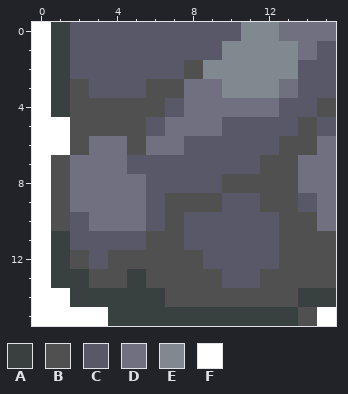
One commit to this pixel-art sprite: src/main/resources/img/cell_WL_SW.png. The first picture shows the starting point.
The file is 32x32 pixels, drawn in blocks of 2x2; one block is one cell here.
Palette (. is transparent): A #384040  B #505050  C #585868  D #707080  E #808890  F #ffffff
Pixels before, first column x 0:
 0 FACCCCCCCCCEEDDD
 1 FACCCCCCCCEEEEDC
 2 FACCCCCCBEEEEECC
 3 FABCCCBBDDEEEDCC
 4 FABBBBBCDDDDDCCB
 5 FFBBBBCDDDCCCCBC
 6 FFBDDBDDCCCCCBBD
 7 FBDDDCCCCCCCBBDD
 8 FBDDDDCCCCBBBBDD
 9 FBDDDDCBBBCCBBCD
10 FBCDDDCBCCCCCBBD
11 FACCCCBBCCCCCBBB
12 FABCBBBBBCCCCBBB
13 FAABBABBBBCCBBBB
14 FFAAAAABBBBBBBAA
15 FFFFAAAAAAAAAABF
After:
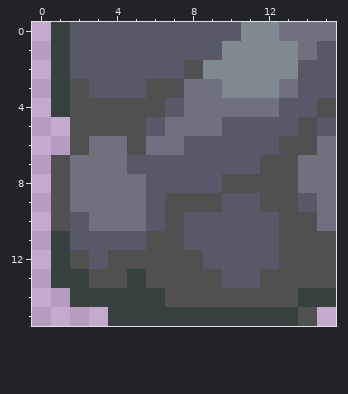
Edits made:
{"y":0,"x":0,"old":"F","new":"."}
{"y":1,"x":0,"old":"F","new":"."}
{"y":2,"x":0,"old":"F","new":"."}
{"y":3,"x":0,"old":"F","new":"."}
{"y":4,"x":0,"old":"F","new":"."}
{"y":5,"x":0,"old":"FF","new":".."}
{"y":6,"x":0,"old":"FF","new":".."}
{"y":7,"x":0,"old":"F","new":"."}
{"y":8,"x":0,"old":"F","new":"."}
{"y":9,"x":0,"old":"F","new":"."}
{"y":10,"x":0,"old":"F","new":"."}
{"y":11,"x":0,"old":"F","new":"."}
{"y":12,"x":0,"old":"F","new":"."}
{"y":13,"x":0,"old":"F","new":"."}
{"y":14,"x":0,"old":"FF","new":".."}
{"y":15,"x":0,"old":"FFFF","new":"...."}
{"y":15,"x":15,"old":"F","new":"."}
{"label":"erased","picture_box":[32,22,108,326]}
{"label":"erased","picture_box":[317,307,336,326]}
